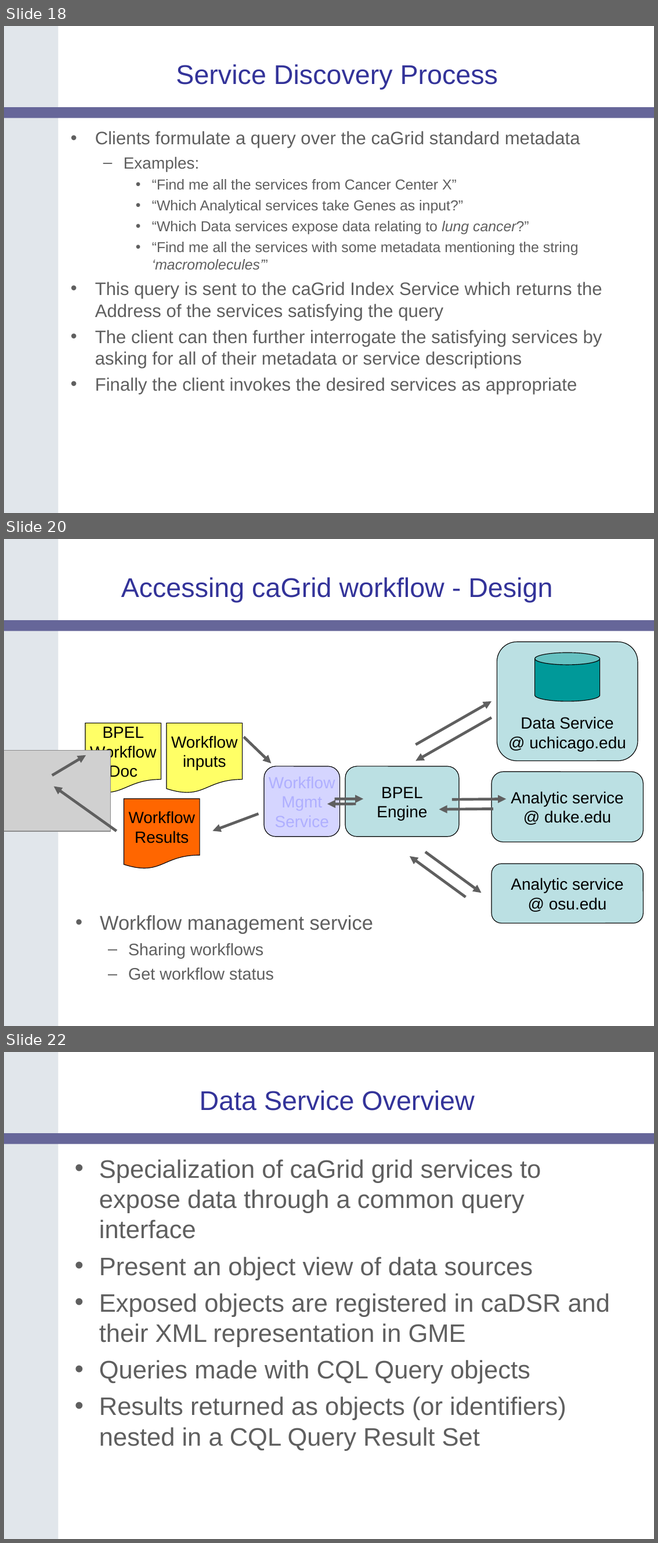
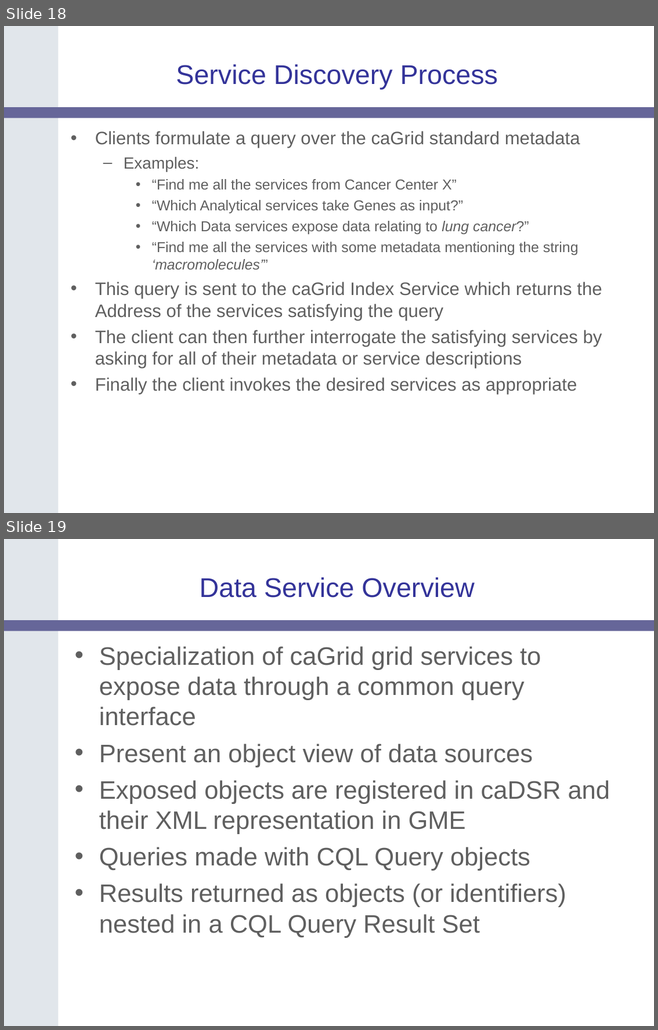
Before and after one commit to NCIP/cagrid-portal, a slide deck: cagrid-1-0/Documentation/docs/DataService/Slides/caGrid-1.0-Data-Services-20060605.ppt. Shown one above the other, each under a label of ours: slides 18, 20 and 22 before the commit, slides 18 and 19 after it; the slides between them are not shown. The pictures are 658x1543 and 658x1030 pixels, drawn with LibreOffice and Linux fonts; fonts in the diff are those of the drawing; grey boxes stand for pictures; background and template pictures are left out. Boxes give left, top, right and bottom in pixels: in the first picture for what was removed or moved away, otherwise in the second. Text is boxed around its words. In the diff, an @@ line names an element or a change of style, - is before the commit and + after.

```diff
--- a/cagrid-1-0/Documentation/docs/DataService/Slides/caGrid-1.0-Data-Services-20060605.ppt
+++ b/cagrid-1-0/Documentation/docs/DataService/Slides/caGrid-1.0-Data-Services-20060605.ppt
@@ slide 20 removed at <box>4,539,654,1026</box>, background #FFFFFF; not listed: 2 template elements that a slide beside it also shows @@
@@ title removed at <box>121,577,552,603</box> @@
-Accessing caGrid workflow - Design
@@ rounded rectangle removed at <box>496,642,637,761</box> @@
-Data Service
-@ uchicago.edu
@@ cylinder removed at <box>535,653,600,701</box> @@
@@ arrow removed from (415, 745) to (491, 701) @@
@@ flow chart document removed at <box>85,723,161,793</box> @@
-BPEL
-Workflow
-Doc
@@ flow chart document removed at <box>166,723,242,793</box> @@
-Workflow
-inputs
@@ arrow removed from (491, 718) to (415, 761) @@
@@ arrow removed from (244, 737) to (271, 764) @@
@@ picture removed at <box>4,750,111,831</box> @@
@@ arrow removed from (52, 776) to (86, 755) @@
@@ rounded rectangle removed at <box>264,766,340,837</box> @@
-Workflow
-Mgmt
-Service
@@ rounded rectangle removed at <box>345,766,459,837</box> @@
-BPEL
-Engine
@@ rounded rectangle removed at <box>491,772,643,842</box> @@
-Analytic service
-@ duke.edu
@@ arrow removed from (117, 831) to (54, 787) @@
@@ flow chart document removed at <box>123,799,199,869</box> @@
-Workflow
-Results
@@ arrow removed from (335, 799) to (363, 799) @@
@@ arrow removed from (452, 799) to (506, 799) @@
@@ arrow removed from (258, 814) to (213, 831) @@
@@ arrow removed from (355, 804) to (327, 804) @@
@@ arrow removed from (493, 809) to (438, 809) @@
@@ arrow removed from (465, 897) to (409, 856) @@
@@ arrow removed from (425, 852) to (481, 893) @@
@@ rounded rectangle removed at <box>491,864,643,924</box> @@
-Analytic service
-@ osu.edu
@@ text removed at <box>100,915,373,980</box> @@
-• Workflow management service
-  – Sharing workflows
-  – Get workflow status
@@ what was slide 22 is now slide 19 @@
```
Also in this commit, not shown: 1 slide changed, 2 other slides removed, 1 other file.
